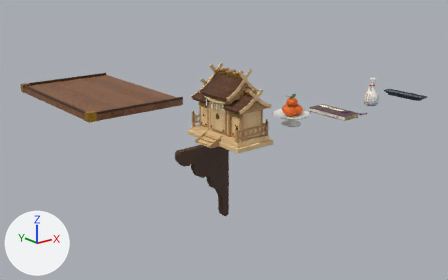
An edit to the glTF model public/models/kamidana.glb, drawn before and after from the same camera.
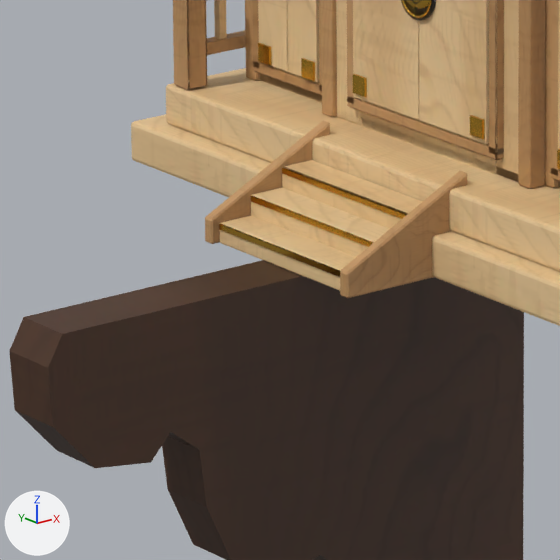
There are two pictures of each version: one whole from a 50 mm lens placed at (-1.655, -2.05, 0.822), pointed at (0.505, 0.65, -0.258), one close up on the part from 39% to 52% of the width and 42% to 63% of the height. Lighting does not change. The marker at lower left points along +X, +Y and +Z. The last two pictures show the newer version. Where no turn or scale is listed for an object, it has been applied to the vertices. Vertices at exactly the same position are counted once.

Names of what the first close-up shows: 'KamiJ11Part', 'KamiJ12Part', 'KamiJ15Line', 'KamiJ18Part', 'KamiJ1Part', 'KamiJ44Part', 'KamiJ48Part', 'KamiJ56Part', 'KamiJ59Part', 'KamiJ6Line', 'KamiJ7Part' and 11 more.
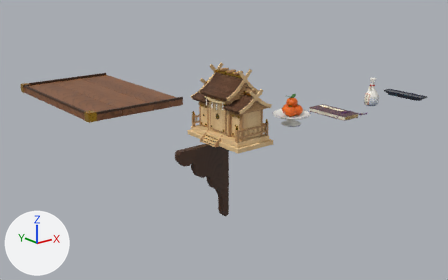
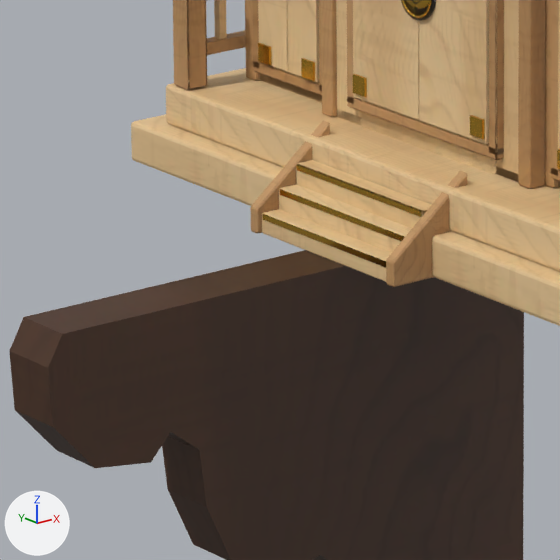
Boxes (x1, y1, x2, y2) around the edits, measured in the close-ups (560 x 560 px; the box of a moved part takes in the faces that stretch with it):
'KamiJ7Part', reshaped: before (166, 0, 560, 291); after (166, 0, 560, 282)
'KamiJ11Part', reshaped: before (173, 0, 467, 298); after (173, 0, 467, 287)
'KamiJ12Part', reshaped: before (282, 0, 519, 229); after (296, 0, 519, 228)
'KamiJ6Line', reshaped: before (219, 168, 407, 277); after (263, 164, 422, 267)
part 1 of me_icosphere, moved or reshaped: before (282, 168, 406, 219); after (297, 165, 421, 217)
part 2 of me_icosphere, moved or reshaped: before (284, 168, 407, 215); after (297, 164, 422, 212)
part 3 of me_icosphere, moved or reshaped: before (251, 196, 373, 247); after (280, 190, 404, 241)
part 4 of me_icosphere, moved or reshaped: before (252, 196, 374, 243); after (280, 189, 405, 238)
part 5 of me_icosphere, moved or reshaped: before (219, 224, 340, 277); after (263, 214, 386, 267)
part 6 of me_icosphere, moved or reshaped: before (221, 224, 339, 271); after (264, 214, 386, 262)
part 7 of me_cube_001, moved or reshaped: before (220, 216, 356, 291); after (262, 209, 392, 282)
part 8 of me_cube_136, moved or reshaped: before (205, 121, 330, 244); after (250, 121, 330, 234)
part 9 of me_cube_136, moved or reshaped: before (340, 171, 467, 298); after (386, 171, 467, 287)
part 10 of me_cylinder_069, moved or reshaped: before (282, 173, 401, 229); after (296, 165, 423, 228)
part 11 of me_cylinder_069, moved or reshaped: before (284, 160, 423, 214); after (296, 160, 432, 211)
part 12 of me_cube_043, moved or reshaped: before (251, 188, 390, 257); after (279, 184, 412, 252)

The change, as a diff of the scene's bpy script:
```diff
--- a/public/models/kamidana.glb.py
+++ b/public/models/kamidana.glb.py
@@ me_icosphere @@
-me_icosphere.from_pydata(...)  # 716 vertices, 600 faces; spans x -0.062..0.173, y -0.313..0.007, z -0.096..0.208
+me_icosphere.from_pydata(...)  # 716 vertices, 600 faces; spans x -0.037..0.173, y -0.313..0.007, z -0.096..0.208
+# me_icosphere part 1: the loose piece of 4 vertices spanning x -0.026, y -0.199..-0.106, z -0.076..-0.073 is moved by (0.008, 0.0, 0.0)
+# me_icosphere part 2: the loose piece of 4 vertices spanning x -0.025, y -0.199..-0.106, z -0.076..-0.073 is moved by (0.008, 0.0, 0.0)
+# me_icosphere part 3: the loose piece of 4 vertices spanning x -0.044, y -0.199..-0.106, z -0.086..-0.083 is moved by (0.017, 0.0, 0.0)
+# me_icosphere part 4: the loose piece of 4 vertices spanning x -0.043, y -0.199..-0.106, z -0.086..-0.083 is moved by (0.016, 0.0, 0.0)
+# me_icosphere part 5: the loose piece of 4 vertices spanning x -0.062, y -0.199..-0.106, z -0.096..-0.093 is moved by (0.025, 0.0, 0.0)
+# me_icosphere part 6: the loose piece of 4 vertices spanning x -0.061, y -0.199..-0.106, z -0.096..-0.093 is moved by (0.024, 0.0, 0.0)
 me_icosphere.materials.append(mat_kamigold)
@@ me_cube_001 @@
-me_cube_001.from_pydata(...)  # 724 vertices, 1392 faces; spans x -0.144..0.092, y -0.165..0.165, z -0.03..0.244
+me_cube_001.from_pydata(...)  # 724 vertices, 1392 faces; spans x -0.12..0.092, y -0.165..0.165, z -0.03..0.244
+# me_cube_001 part 7: all 28 vertices in x -0.144..-0.143, y -0.048..0.048, z -0.03..-0.02 are moved by (0.024, 0.0, 0.0)
 me_cube_001.materials.append(mat_kamiwood2)
@@ me_cube_136 @@
-me_cube_136.from_pydata(...)  # 1590 vertices, 1057 faces; spans x -0.196..0.041, y -0.222..0.118, z -0.042..0.238
+me_cube_136.from_pydata(...)  # 1590 vertices, 1057 faces; spans x -0.17..0.041, y -0.222..0.118, z -0.042..0.238
+# me_cube_136 part 8: all 12 vertices in x -0.196..-0.195, y -0.004..0.002, z -0.042..-0.03 are moved by (0.026, 0.0, 0.0)
+# me_cube_136 part 9: all 12 vertices in x -0.196..-0.195, y -0.106..-0.1, z -0.042..-0.03 are moved by (0.026, 0.0, 0.0)
 me_cube_136.materials.append(mat_kamiwooddark)
@@ me_cylinder_069 @@
-me_cylinder_069.from_pydata(...)  # 787 vertices, 723 faces; spans x -0.156..0.055, y -0.224..0.12, z -0.1..0.227
+me_cylinder_069.from_pydata(...)  # 787 vertices, 723 faces; spans x -0.148..0.055, y -0.224..0.12, z -0.1..0.227
+# me_cylinder_069 part 10: the loose piece of 4 vertices spanning x -0.156, y -0.099..-0.005, z -0.099..-0.071 is moved by (0.008, 0.0, 0.0)
+# me_cylinder_069 part 11
+for i in [15, 16, 18, 19, 21, 23, 24, 25]: me_cylinder_069.vertices[i].co += Vector((0.008, 0.0, 0.0))
 me_cylinder_069.materials.append(mat_kamiwood0)
@@ me_cube_043 @@
-me_cube_043.from_pydata(...)  # 738 vertices, 1420 faces; spans x -0.131..0.098, y -0.18..0.18, z -0.203..0.125
+me_cube_043.from_pydata(...)  # 738 vertices, 1420 faces; spans x -0.115..0.098, y -0.18..0.18, z -0.203..0.125
+# me_cube_043 part 12: all 28 vertices in x -0.131..-0.13, y -0.048..0.048, z -0.203..-0.182 are moved by (0.016, 0.0, 0.0)
 me_cube_043.materials.append(mat_kamiwood1)
```
